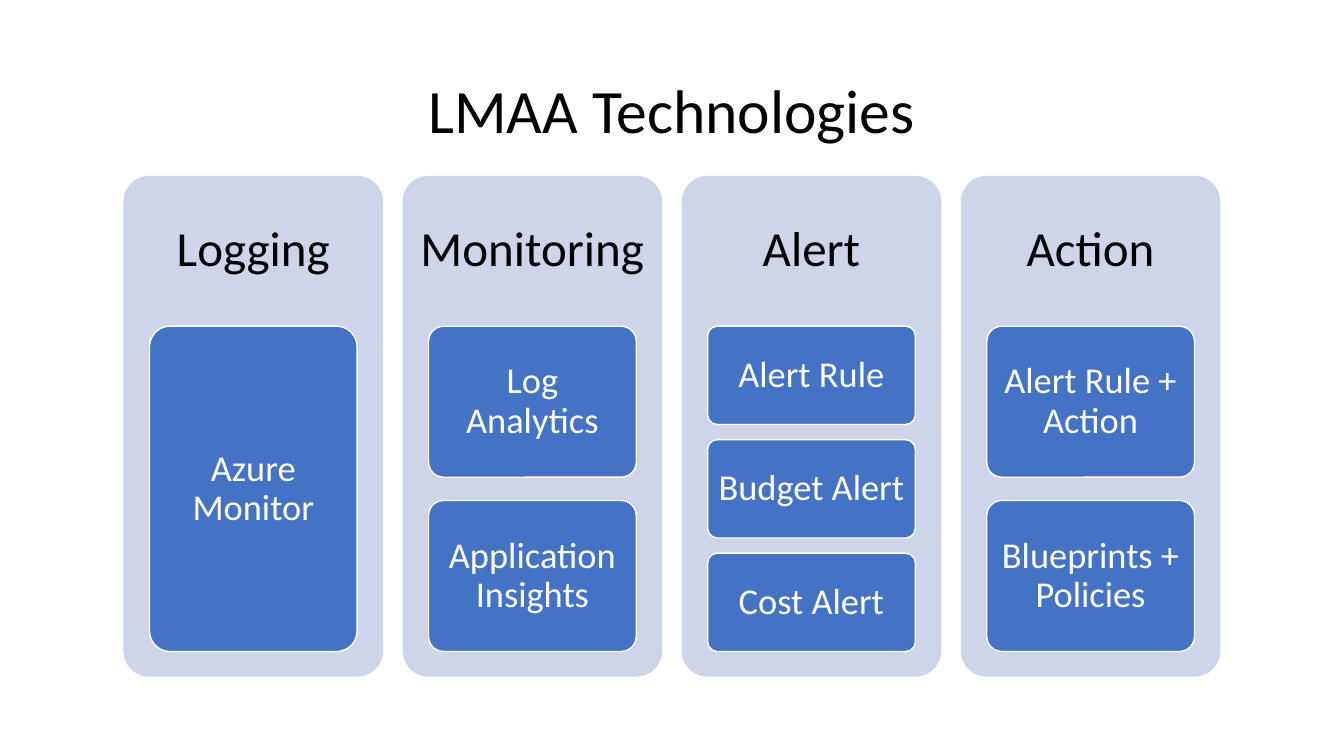
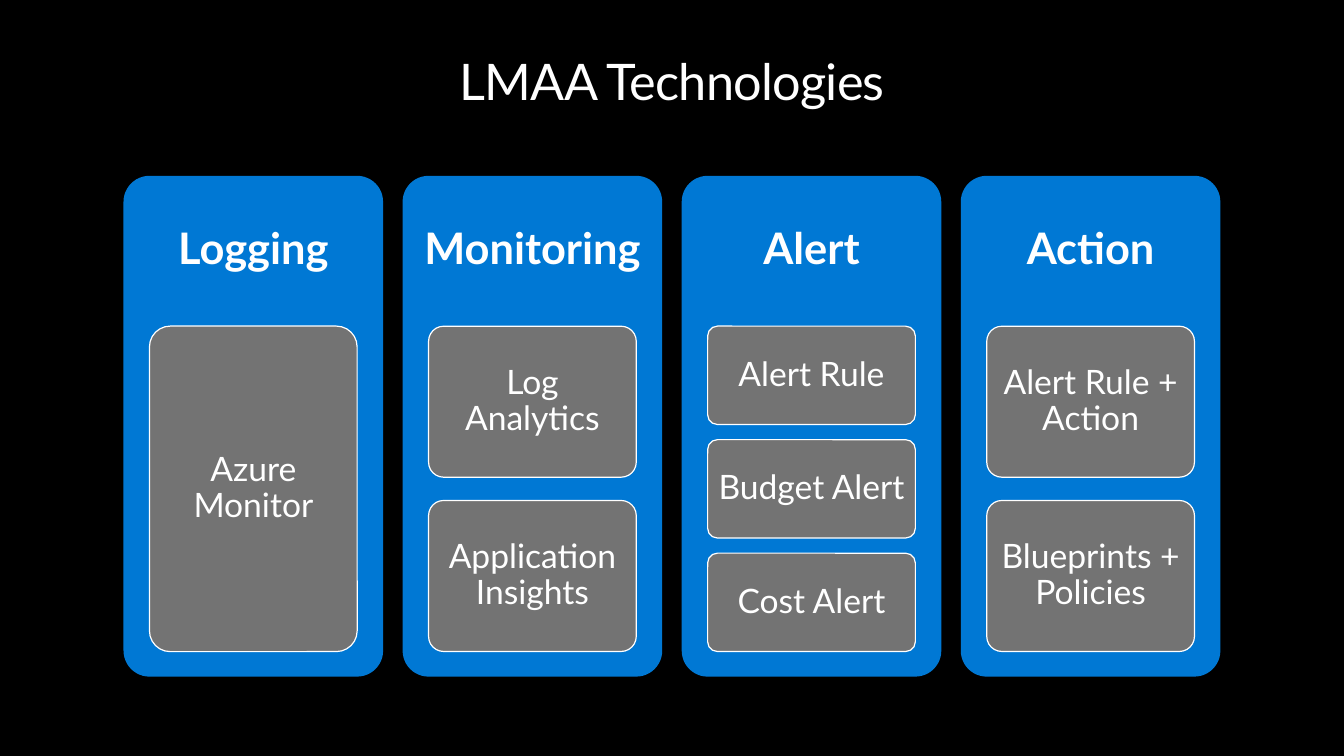
Before and after one commit to peterperov/MSFTCSA, a slide deck: slide 28 of 104-FinOps/Azure FinOps - Introduction.pptx (slide 26 before the commit). Drawn at 1344x756 pixels with LibreOffice and Linux fonts; fonts in the diff are those of the drawing; background and template pictures are left out. Boxes give left, top, right and bottom in pixels: in the first picture for what was removed or moved away, otherwise in the second. Text is boxed around its words. In the diff, an @@ line names an element or a change of style, - is before the commit and + after.

```diff
--- a/104-FinOps/Azure FinOps - Introduction.pptx
+++ b/104-FinOps/Azure FinOps - Introduction.pptx
@@ background #FFFFFF to #000000 @@
@@ title "LMAA Technologies": place and size @@
-title "LMAA Technologies" at bbox=[428, 90, 915, 144]
+title "LMAA Technologies" at bbox=[459, 63, 884, 109]
@@ title "LMAA Technologies" at bbox=[459, 63, 884, 109]: size 44 to 36 pt, font Calibri to Lato, text colour #000000 to #FFFFFF, letter spacing 0 to -0.5 pt; line spacing 0.9 to 1; vertical alignment middle to top @@
@@ size 35 to 31 pt, font Calibri to Lato, text colour #000000 to #FFFFFF, bold on; less space between paragraphs in 4 elements at bbox=[178, 231, 328, 272], bbox=[424, 231, 640, 272], bbox=[763, 231, 859, 265], bbox=[1027, 231, 1155, 265] @@
@@ fill #CFD5EA to #0078D4 in 4 elements at bbox=[124, 175, 384, 677], bbox=[402, 175, 662, 677], bbox=[682, 175, 942, 677], bbox=[961, 175, 1221, 677] @@
@@ fill #4472C4 to #737373; outline #FFFFFF 1 pt to #FFFFFF 0.85 pt in 8 elements at bbox=[149, 326, 357, 651], bbox=[429, 327, 636, 478], bbox=[429, 500, 636, 651], bbox=[708, 327, 915, 425], bbox=[708, 440, 915, 538], bbox=[708, 554, 915, 652], bbox=[987, 327, 1195, 478], bbox=[987, 500, 1195, 651] @@
@@ size 26 to 24 pt, font Calibri to Lato in 8 elements at bbox=[194, 457, 314, 517], bbox=[465, 370, 600, 436], bbox=[449, 543, 616, 610], bbox=[738, 361, 885, 386], bbox=[719, 474, 905, 505], bbox=[738, 588, 886, 613], bbox=[1004, 369, 1150, 430], bbox=[1002, 543, 1152, 604] @@
```
Also in this commit, not shown: 44 other slides changed, 5 slides added, 1 slide removed.
